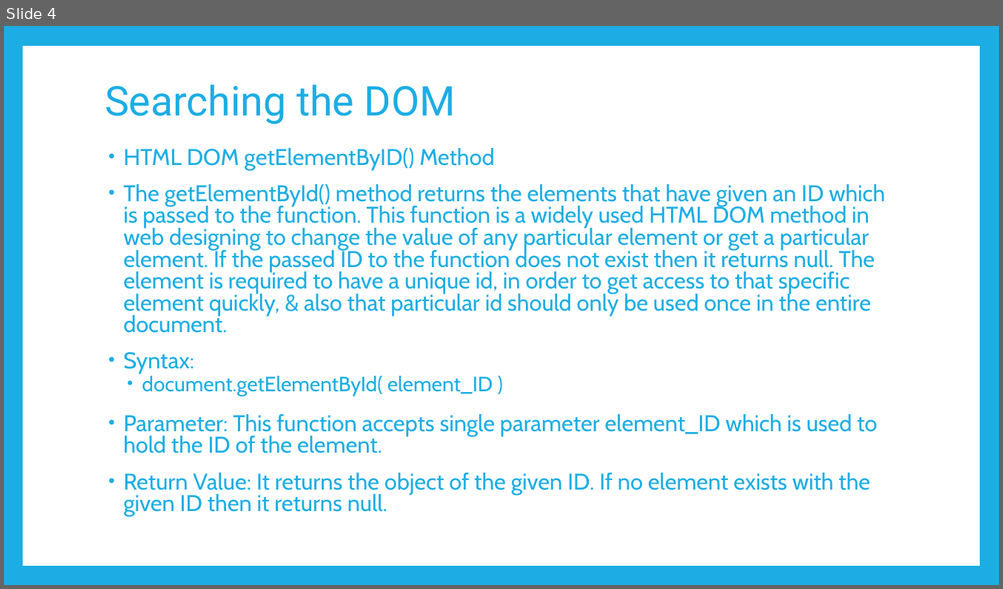
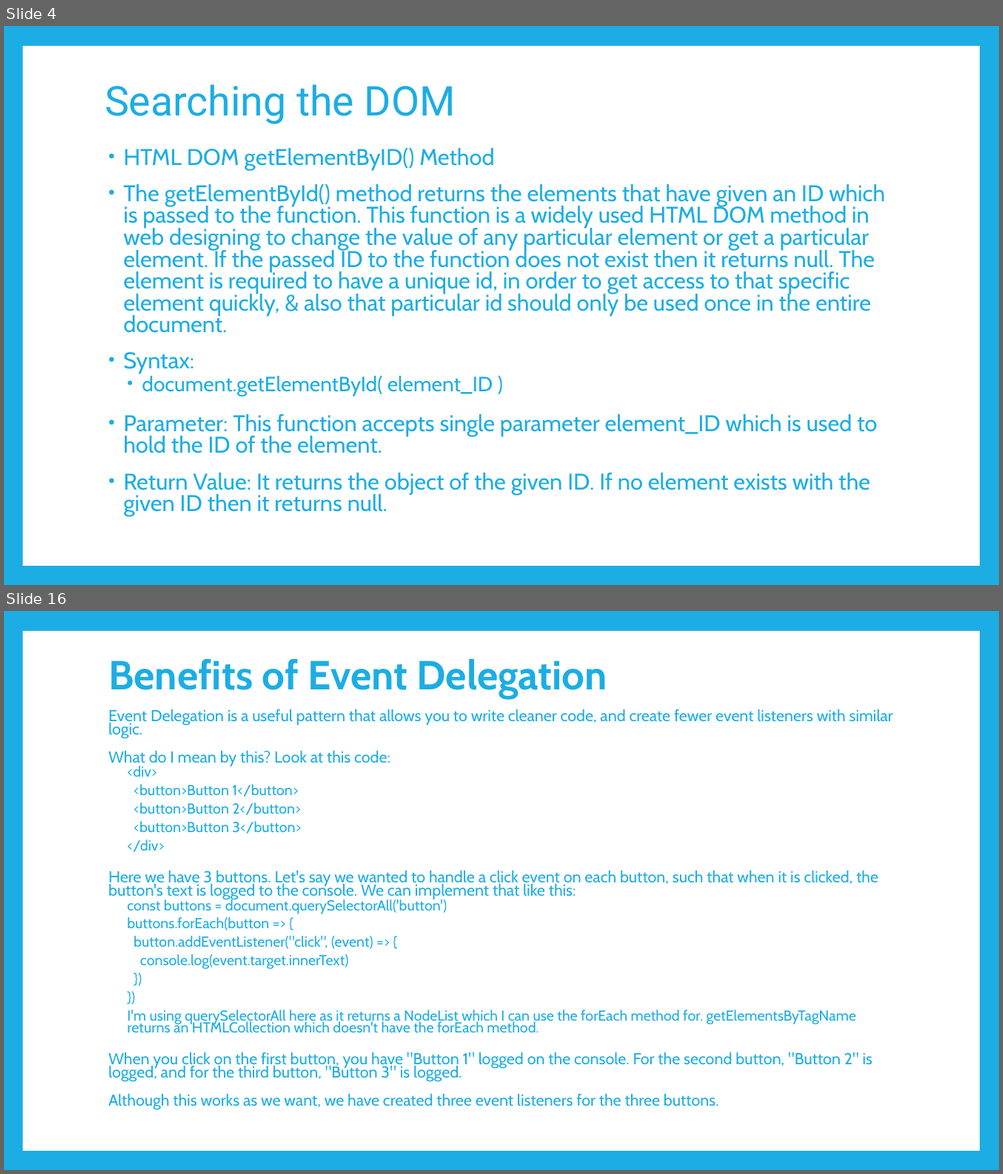
Before and after one commit to PramodJana/JavaScript, a slide deck: GFG JS Course Curriculam/Articles/008 Document Object MOdel.pptx. Shown one above the other, each under a label of ours: slide 4 before the commit, slides 4 and 16 after it; the slides between them are not shown. The pictures are 1003x589 and 1003x1174 pixels, drawn with LibreOffice and Linux fonts; fonts in the diff are those of the drawing. Boxes give left, top, right and bottom in pixels: in the first picture for what was removed or moved away, otherwise in the second. Text is boxed around its words. In the diff, an @@ line names an element or a change of style, - is before the commit and + after.

```diff
--- a/GFG JS Course Curriculam/Articles/008 Document Object MOdel.pptx
+++ b/GFG JS Course Curriculam/Articles/008 Document Object MOdel.pptx
@@ slide 16 added at (4,611,999,1170), background #1CADE4; not listed: 1 template element that a slide beside it also shows @@
@@ text added at (108,659,893,1111), 15.4 pt, text #1CADE4 @@
+Benefits of Event Delegation
+Event Delegation is a useful pattern that allows you to write cleaner code, and create fewer event listeners with similar logic.
+What do I mean by this? Look at this code:
+  <div>
+  <button>Button 1</button>
+  <button>Button 2</button>
+  <button>Button 3</button>
+  </div>
+Here we have 3 buttons. Let's say we wanted to handle a click event on each button, such that when it is clicked, the button's text is logged to the console. We can implement that like this:
+  const buttons = document.querySelectorAll('button')
+  buttons.forEach(button => {
+  button.addEventListener("click", (event) => {
+  console.log(event.target.innerText)
+  })
+  })
+  I'm using querySelectorAll here as it returns a NodeList which I can use the forEach method for. getElementsByTagName returns an HTMLCollection which doesn't have the forEach method.
+When you click on the first button, you have "Button 1" logged on the console. For the second button, "Button 2" is logged, and for the third button, "Button 3" is logged.
+Although this works as we want, we have created three event listeners for the three buttons.
```
Also in this commit, not shown: 13 other slides added, 14 slides removed.
